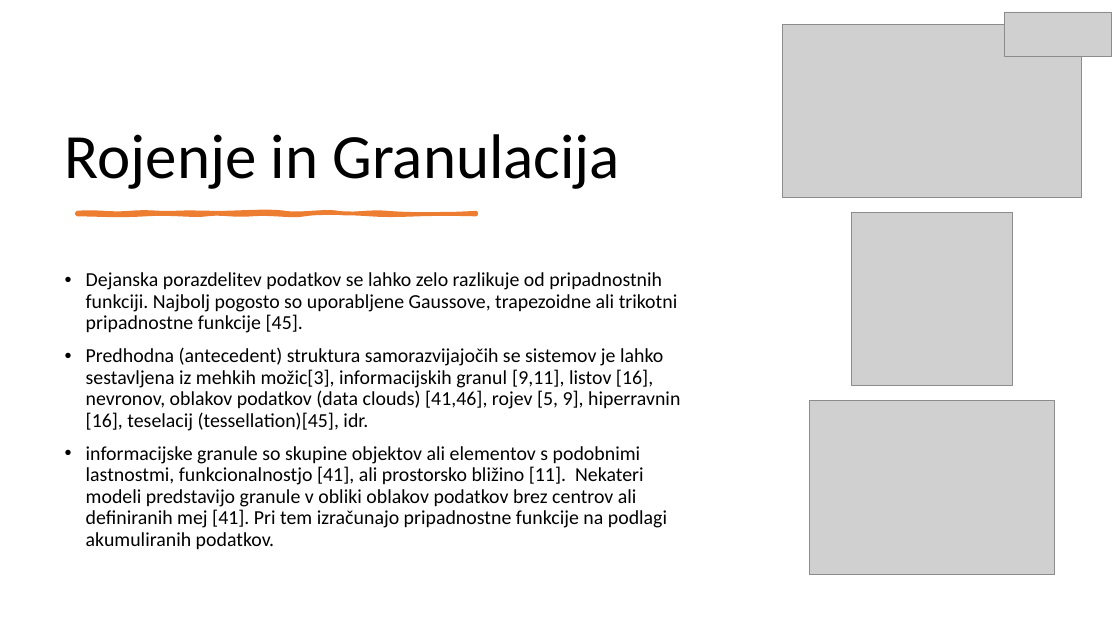
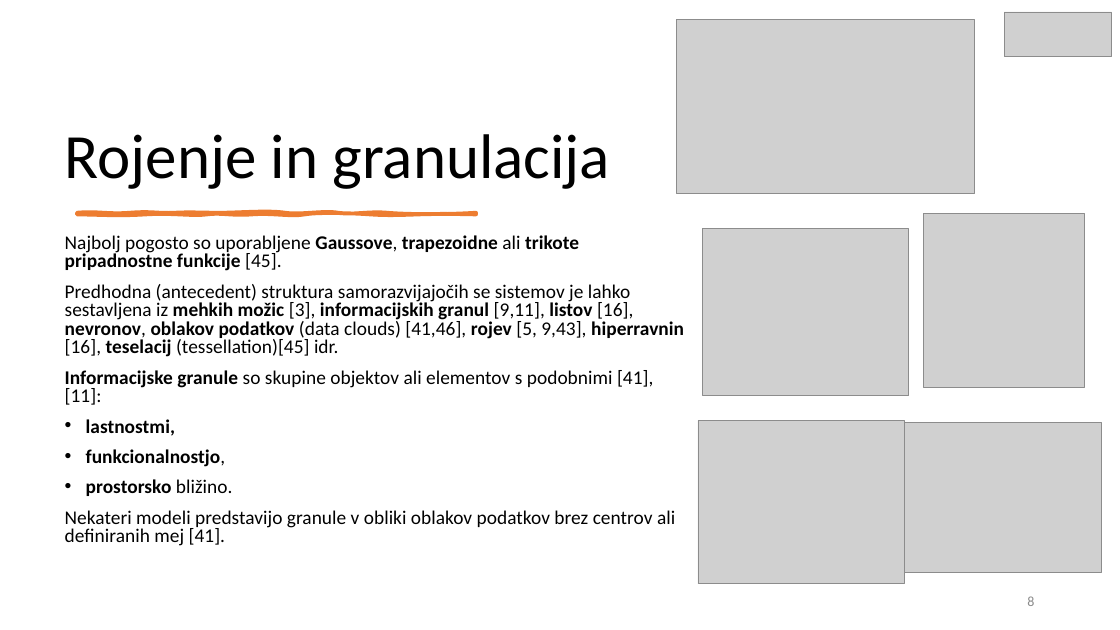
Before and after one commit to mihaozbot/Seminarska-1, a slide deck: slide 8 of Samo razvijajoci se sistemi_v3.pptx (slide 7 before the commit). Drawn at 1120x630 pixels with LibreOffice and Linux fonts; fonts in the diff are those of the drawing; grey boxes stand for pictures. Boxes give left, top, right and bottom in pixels: in the first picture for what was removed or moved away, otherwise in the second. Text is boxed around its words. In the diff, an @@ line names an element or a change of style, - is before the commit and + after.

```diff
--- a/Samo razvijajoci se sistemi_v3.pptx
+++ b/Samo razvijajoci se sistemi_v3.pptx
@@ picture: place and size @@
-picture at (783,24,1081,198)
+picture at (677,20,975,194)
@@ title at (65,134,610,189): text changed @@
-Rojenje in Granulacija
+Rojenje in granulacija
@@ text at (65,235,684,546): text changed; size 17 to 16.6 pt @@
-• Dejanska porazdelitev podatkov se lahko zelo razlikuje od pripadnostnih funkciji. Najbolj pogosto so uporabljene Gaussove, trapezoidne ali trikotni pripadnostne funkcije [45].
-• Predhodna (antecedent) struktura samorazvijajočih se sistemov je lahko sestavljena iz mehkih možic[3], informacijskih granul [9,11], listov [16], nevronov, oblakov podatkov (data clouds) [41,46], rojev [5, 9], hiperravnin [16], teselacij (tessellation)[45], idr.
-• informacijske granule so skupine objektov ali elementov s podobnimi lastnostmi, funkcionalnostjo [41], ali prostorsko bližino [11]. Nekateri modeli predstavijo granule v obliki oblakov podatkov brez centrov ali definiranih mej [41]. Pri tem izračunajo pripadnostne funkcije na podlagi akumuliranih podatkov.
+Najbolj pogosto so uporabljene Gaussove, trapezoidne ali trikote pripadnostne funkcije [45].
+Predhodna (antecedent) struktura samorazvijajočih se sistemov je lahko sestavljena iz mehkih možic [3], informacijskih granul [9,11], listov [16], nevronov, oblakov podatkov (data clouds) [41,46], rojev [5, 9,43], hiperravnin [16], teselacij (tessellation)[45] idr.
+Informacijske granule so skupine objektov ali elementov s podobnimi [41], [11]:
+• lastnostmi,
+• funkcionalnostjo,
+• prostorsko bližino.
+Nekateri modeli predstavijo granule v obliki oblakov podatkov brez centrov ali definiranih mej [41].
@@ picture added at (702,229,909,397) @@
@@ picture: place and size @@
-picture at (852,213,1012,386)
+picture at (924,213,1085,387)
@@ picture added at (698,421,905,584) @@
@@ picture: place and size @@
-picture at (810,401,1054,575)
+picture at (890,423,1102,573)
@@ page number added at (1027,596,1034,606), 12 pt, text #8C8C8C @@
+8
```
Also in this commit, not shown: 16 other slides changed, 4 slides added, 1 slide removed, 21 other files.
